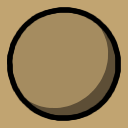
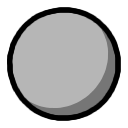
Comparing the layer stacks of the two 128x128 images. Changes:
"New Layer#1": opacity 100% → 60%, painted on it over 22, 22, 119, 118
"New Layer#2": opacity 100% → 60%, painted on it over 9, 9, 119, 119
painted on "New Layer" over 0, 0, 128, 128
